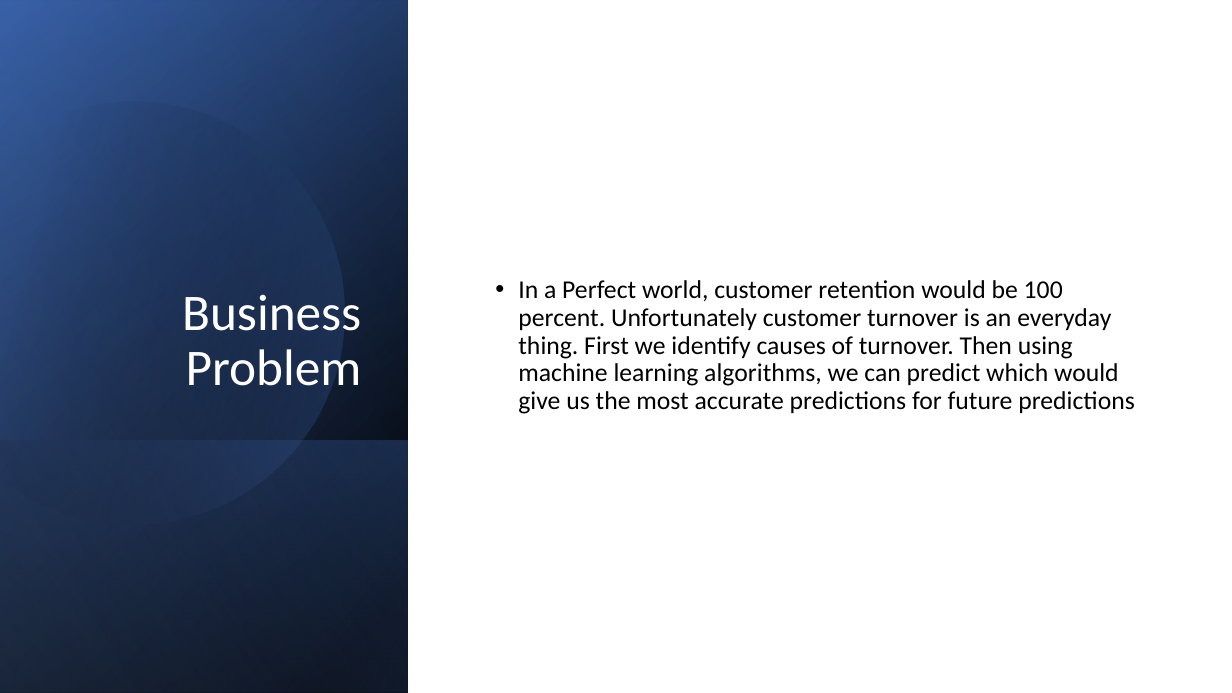
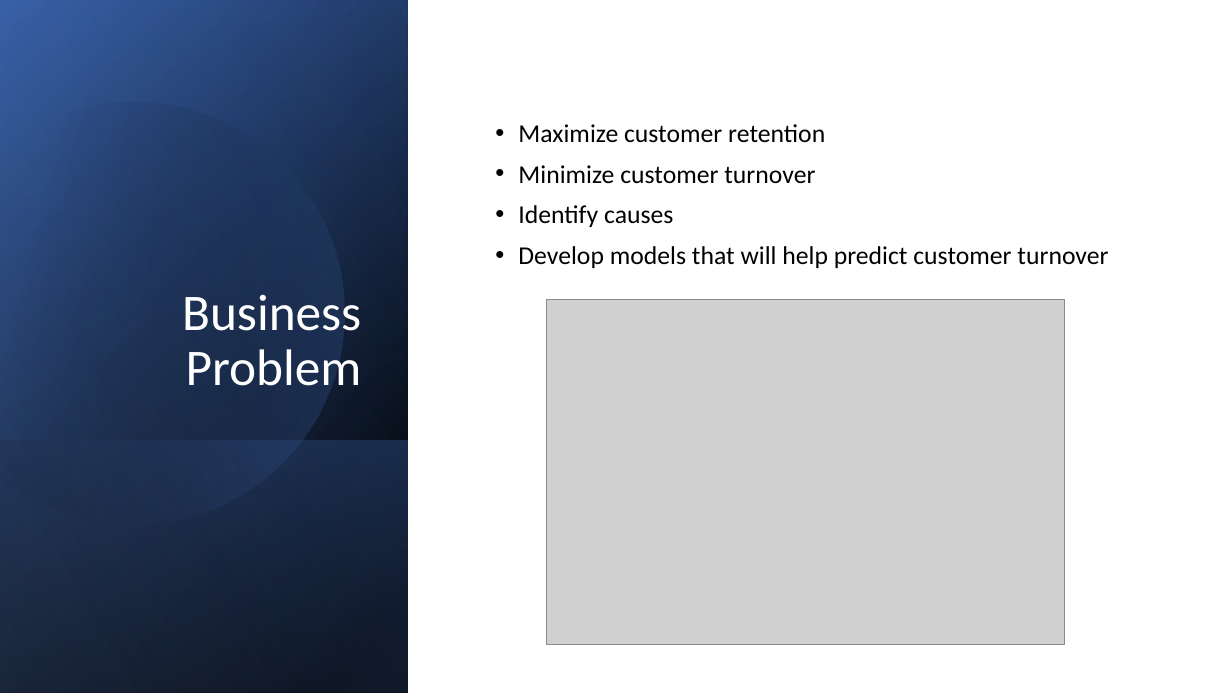
Before and after one commit to carlos-marin1742/dsc-phase-3-project, a slide deck: slide 4 of Phase 3 Presentation.pptx. Drawn at 1232x693 pixels with LibreOffice and Linux fonts; fonts in the diff are those of the drawing; grey boxes stand for pictures. Boxes give left, top, right and bottom in pixels: in the first picture for what was removed or moved away, otherwise in the second. Text is boxed around its words. In the diff, an @@ line names an element or a change of style, - is before the commit and + after.

```diff
--- a/Phase 3 Presentation.pptx
+++ b/Phase 3 Presentation.pptx
@@ text at (518, 124, 1108, 268): text changed @@
-• In a Perfect world, customer retention would be 100 percent. Unfortunately customer turnover is an everyday thing. First we identify causes of turnover. Then using machine learning algorithms, we can predict which would give us the most accurate predictions for future predictions
+• Maximize customer retention
+• Minimize customer turnover
+• Identify causes
+• Develop models that will help predict customer turnover
@@ picture added at (546, 299, 1065, 644) @@
```
Also in this commit, not shown: 6 other slides changed, 1 slide added, 7 other files.
